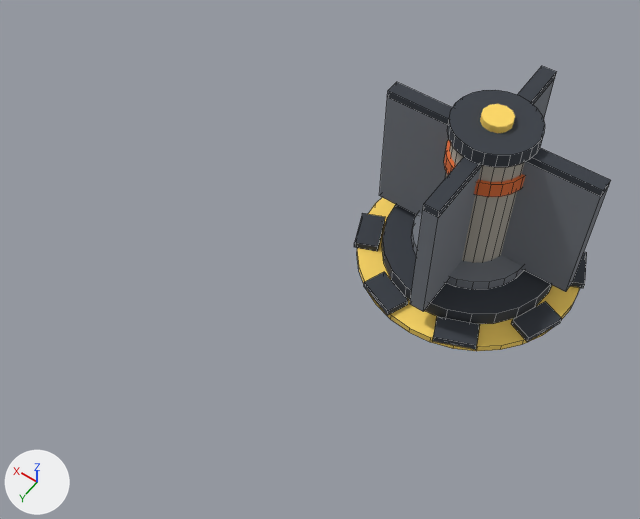
An edit to the Blender file game/assets/blender/era3.blend, drawn before and after from the same camera.
One viewpoint serves both versions: a 50 mm lens placed at (-0.7, 5.55, 5.96), pointed at (1.7, 2.2, 0.69). The axes (+X, +Y, +Z) are drawn at lower left. The lights are the same throughout. The first picture is the older version. Mesh edges are drawn as thin lines on the coarser meshes.
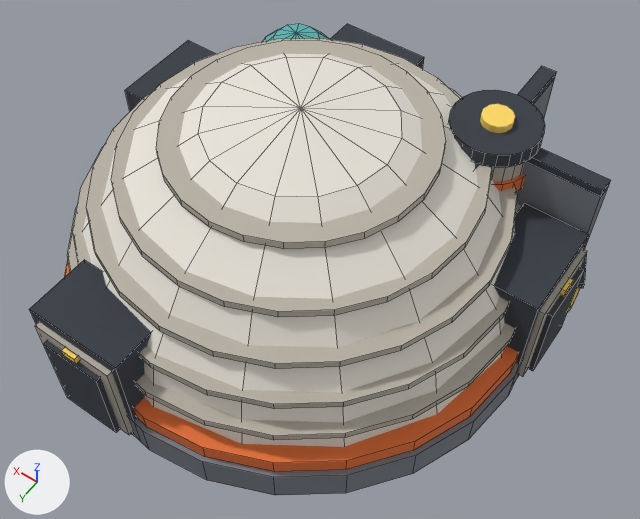
Commit message: E3-2: add the Era 3 inflatable dome habitat

What differs and where, as boxes (x1, y1, x2, y2) in the pictures (640 x 519 px):
'Sphere', added
    after: (82, 54, 517, 447)
'Cylinder.013', added
    after: (156, 40, 446, 249)
'Cylinder.011', added
    after: (86, 86, 517, 369)
'Cylinder.012', added
    after: (111, 38, 491, 317)
'Cylinder.008', added
    after: (65, 260, 519, 472)
'Cylinder.007', added
    after: (129, 361, 522, 495)
'Cube.017', added
    after: (29, 260, 151, 436)
'Cylinder.010', added
    after: (73, 146, 522, 409)
'Cylinder.009', added
    after: (67, 205, 515, 440)
'Cube.018', added
    after: (494, 204, 589, 379)
'Cube.021', added
    after: (43, 340, 120, 433)
'Cube.019', added
    after: (125, 40, 216, 111)
'Cube.020', added
    after: (35, 322, 133, 435)
'Cube.030', added
    after: (528, 268, 584, 371)
'Cube.016', added
    after: (331, 24, 424, 69)
'Cube.029', added
    after: (518, 249, 587, 377)
'Sphere.002', added (cyan)
    after: (263, 24, 329, 41)
'Cube.022', added
    after: (61, 348, 79, 364)
'Cube.031', added
    after: (560, 278, 573, 296)
'Cylinder.001', unchanged, covered by the edit
    before: (382, 205, 552, 324)
'Cube.012', unchanged, covered by the edit
    before: (379, 97, 449, 215)
'Cube.013', unchanged, covered by the edit
    before: (410, 167, 481, 312)
'Cylinder', unchanged, covered by the edit
    before: (357, 197, 580, 351)
    after: (567, 287, 580, 313)

Diff of the bpy script that builds the scene:
```diff
--- a/game/assets/blender/era3.blend.py
+++ b/game/assets/blender/era3.blend.py
@@ ob_cube_031 @@
+ob_cube_031 = bpy.data.objects.new('Cube.031', me_cube_031)  # a box spanning x -0.5..0.5, y -0.5..0.5, z -0.5..0.5; in mat_mars_palette_light_yellow (yellow #ffd966)
+ob_cube_031.location = (0.125, 1.5, 0.87)
+ob_cube_031.scale = (0.19, 0.12, 0.06)
@@ ob_cube_030 @@
+ob_cube_030 = bpy.data.objects.new('Cube.030', me_cube_015.copy())  # the mesh of ob_cube_015
+ob_cube_030.location = (0.12, 1.5, 0.45)
+ob_cube_030.scale = (0.2, 0.5, 0.74)
@@ ob_cube_029 @@
+ob_cube_029 = bpy.data.objects.new('Cube.029', me_cube_029)  # a box spanning x -0.5..0.5, y -0.5..0.5, z -0.5..0.5; in mat_mars_palette_hull_shade (grey #b8b2a6)
+ob_cube_029.location = (0.14, 1.5, 0.5)
+ob_cube_029.scale = (0.16, 0.68, 0.84)
@@ ob_cube_022 @@
+ob_cube_022 = bpy.data.objects.new('Cube.022', me_cube_022)  # a box spanning x -0.5..0.5, y -0.5..0.5, z -0.5..0.5; in mat_mars_palette_light_yellow (yellow #ffd966)
+ob_cube_022.location = (2.5, 3.875, 0.87)
+ob_cube_022.scale = (0.12, 0.19, 0.06)
@@ ob_cube_021 @@
+ob_cube_021 = bpy.data.objects.new('Cube.021', me_cube_015.copy())  # the mesh of ob_cube_015
+ob_cube_021.location = (2.5, 3.88, 0.45)
+ob_cube_021.scale = (0.5, 0.2, 0.74)
@@ ob_cube_020 @@
+ob_cube_020 = bpy.data.objects.new('Cube.020', me_cube_020)  # a box spanning x -0.5..0.5, y -0.5..0.5, z -0.5..0.5; in mat_mars_palette_hull_shade (grey #b8b2a6)
+ob_cube_020.location = (2.5, 3.86, 0.5)
+ob_cube_020.scale = (0.68, 0.16, 0.84)
@@ ob_cube_019 @@
+ob_cube_019 = bpy.data.objects.new('Cube.019', me_cube_015.copy())  # the mesh of ob_cube_015
+ob_cube_019.location = (3.64, 1.5, 0.51)
+ob_cube_019.scale = (0.52, 0.8, 1.02)
@@ ob_cube_018 @@
+ob_cube_018 = bpy.data.objects.new('Cube.018', me_cube_015.copy())  # the mesh of ob_cube_015
+ob_cube_018.location = (0.36, 1.5, 0.51)
+ob_cube_018.scale = (0.52, 0.8, 1.02)
@@ ob_cube_017 @@
+ob_cube_017 = bpy.data.objects.new('Cube.017', me_cube_015.copy())  # the mesh of ob_cube_015
+ob_cube_017.location = (2.5, 3.64, 0.51)
+ob_cube_017.scale = (0.8, 0.52, 1.02)
@@ ob_cube_016 @@
+ob_cube_016 = bpy.data.objects.new('Cube.016', me_cube_015.copy())  # the mesh of ob_cube_015
+ob_cube_016.location = (2.5, 0.36, 0.51)
+ob_cube_016.scale = (0.8, 0.52, 1.02)
@@ ob_sphere_002 @@
+ob_sphere_002 = bpy.data.objects.new('Sphere.002', me_sphere_002)  # a UV sphere (12 segments, 6 rings, poles along z) spanning x -0.38..0.38, y -0.38..0.38, z -0.38..0.38; in mat_mars_palette_glass_teal (cyan #5fb3b3)
+ob_sphere_002.location = (2.923, 0.818, 0.98)
@@ ob_cylinder_013 @@
+ob_cylinder_013 = bpy.data.objects.new('Cylinder.013', me_cylinder_013)  # a 24-sided cylinder along z spanning x -0.99..0.99, y -0.99..0.99, z -0.03..0.03; in mat_mars_palette_hull_shade (grey #b8b2a6)
+ob_cylinder_013.location = (2.0, 2.0, 1.656)
@@ ob_cylinder_012 @@
+ob_cylinder_012 = bpy.data.objects.new('Cylinder.012', me_cylinder_012)  # a 24-sided cylinder along z spanning x -1.34..1.34, y -1.34..1.34, z -0.03..0.03; in mat_mars_palette_hull_shade (grey #b8b2a6)
+ob_cylinder_012.location = (2.0, 2.0, 1.406)
@@ ob_cylinder_011 @@
+ob_cylinder_011 = bpy.data.objects.new('Cylinder.011', me_cylinder_011)  # a 24-sided cylinder along z spanning x -1.56..1.56, y -1.56..1.56, z -0.03..0.03; in mat_mars_palette_hull_shade (grey #b8b2a6)
+ob_cylinder_011.location = (2.0, 2.0, 1.156)
@@ ob_cylinder_010 @@
+ob_cylinder_010 = bpy.data.objects.new('Cylinder.010', me_cylinder_010)  # a 24-sided cylinder along z spanning x -1.71..1.71, y -1.71..1.71, z -0.03..0.03; in mat_mars_palette_hull_shade (grey #b8b2a6)
+ob_cylinder_010.location = (2.0, 2.0, 0.906)
@@ ob_cylinder_009 @@
+ob_cylinder_009 = bpy.data.objects.new('Cylinder.009', me_cylinder_009)  # a 24-sided cylinder along z spanning x -1.8..1.8, y -1.8..1.8, z -0.03..0.03; in mat_mars_palette_hull_shade (grey #b8b2a6)
+ob_cylinder_009.location = (2.0, 2.0, 0.656)
@@ ob_sphere @@
+ob_sphere = bpy.data.objects.new('Sphere', me_sphere)  # 65 vertices, 65 faces; spans x -1.0..1.0, y -1.0..1.0, z 0.0..1.0; in mat_mars_palette_hull_white (white #e8e4da)
+ob_sphere.location = (2.0, 2.0, 0.25)
+ob_sphere.scale = (1.82, 1.82, 1.65)
@@ ob_cylinder_008 @@
+ob_cylinder_008 = bpy.data.objects.new('Cylinder.008', me_cylinder_008)  # a 24-sided cylinder along z spanning x -1.88..1.88, y -1.88..1.88, z -0.07..0.07; in mat_mars_palette_accent_orange (orange #e8743b)
+ob_cylinder_008.location = (2.0, 2.0, 0.37)
@@ ob_cylinder_007 @@
+ob_cylinder_007 = bpy.data.objects.new('Cylinder.007', me_cylinder_007)  # a 24-sided cylinder along z spanning x -1.92..1.92, y -1.92..1.92, z -0.15..0.15; in mat_mars_palette_metal_grey (grey #7a7f87)
+ob_cylinder_007.location = (2.0, 2.0, 0.15)
```
